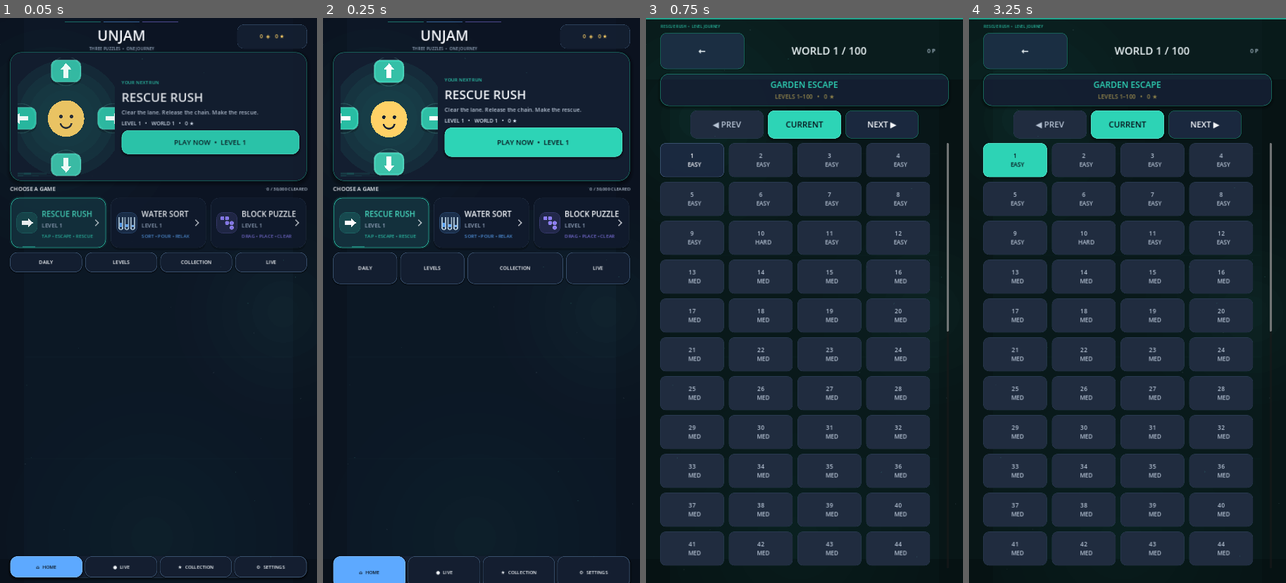
Above: before the commit, frames 1-4 (left to right).
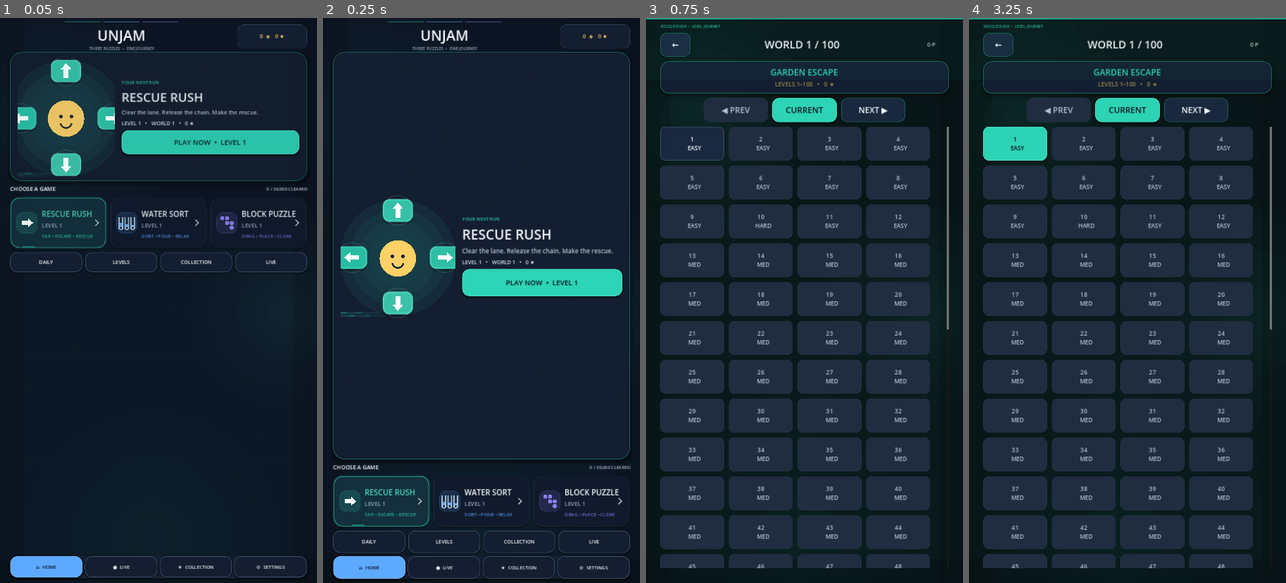
Above: after the commit, the same moments.

Repository: eghosa001/unjam
Game: Godot game, scene res://scenes/Main.tscn
Two runs of this game, one before a commit and one after it. Both use one fixed random seed, a clock stepped at 60 frames per second and the inputs below.
Inputs:
- Up to frame 1 (0.05 s): no input
- Up to frame 2 (0.25 s): no input
- Up to frame 3 (0.75 s): click "PLAY NOW • LEVEL 1" at 0.5 s
- Up to frame 4 (3.25 s): click "1 EASY" at 1.25 s; click "GOT IT — PLAY" at 2 s; click "←" at 2.75 s

Frame 1 is identical in both runs. In frame 2, 19% of the frame differs, in the area x 3-98%, y 7-100%; in frame 3, 24%; in frame 4, 25%, in the area x 4-96%, y 2-98%.

Commit message:
chore: activate compact touch and cinematic home polish

Diff:
--- a/scenes/Main.tscn
+++ b/scenes/Main.tscn
@@ -1,14 +1,15 @@
-[gd_scene load_steps=10 format=3]
+[gd_scene load_steps=11 format=3]
 
 [ext_resource path="res://scripts/ui/premium_main_casual.gd" type="Script" id="1"]
-[ext_resource path="res://scripts/ui/ui_touch_enhancer.gd" type="Script" id="2"]
+[ext_resource path="res://scripts/ui/ui_touch_enhancer_casual.gd" type="Script" id="2"]
 [ext_resource path="res://scripts/ui/monetization_hub.gd" type="Script" id="3"]
-[ext_resource path="res://scripts/ui/ux_shell_premium.gd" type="Script" id="4"]
+[ext_resource path="res://scripts/ui/ux_shell_casual.gd" type="Script" id="4"]
 [ext_resource path="res://scripts/ui/premium_home_casual.gd" type="Script" id="5"]
 [ext_resource path="res://scripts/ui/premium_live_hub.gd" type="Script" id="6"]
 [ext_resource path="res://scripts/ui/premium_surface_manager_static.gd" type="Script" id="7"]
 [ext_resource path="res://scripts/ui/level_browser_polish.gd" type="Script" id="8"]
 [ext_resource path="res://scripts/ui/motion_director.gd" type="Script" id="9"]
+[ext_resource path="res://scripts/ui/home_cinematic_polish.gd" type="Script" id="10"]
 
 [node name="Main" type="Control"]
 layout_mode = 3
@@ -37,6 +38,9 @@
 [node name="MotionDirector" type="Node" parent="."]
 script = ExtResource("9")
 
+[node name="HomeCinematicPolish" type="Node" parent="."]
+script = ExtResource("10")
+
 [node name="PremiumHome" type="Control" parent="."]
 layout_mode = 1
 anchors_preset = 15
